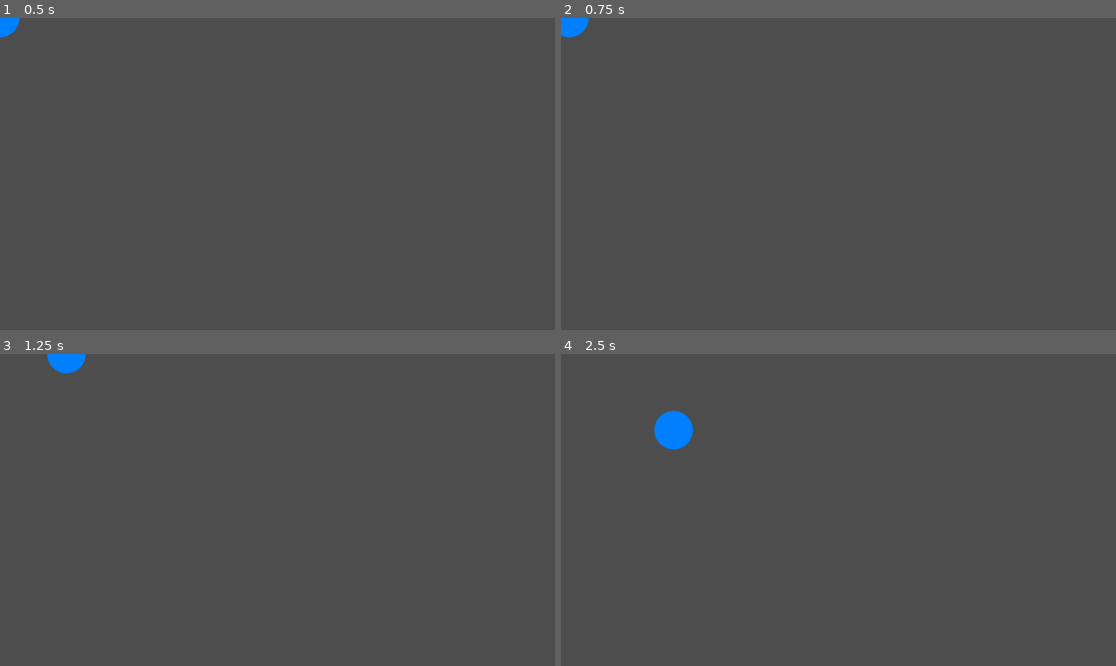
Above: before the commit, frames 1-4 (two rows, left to right).
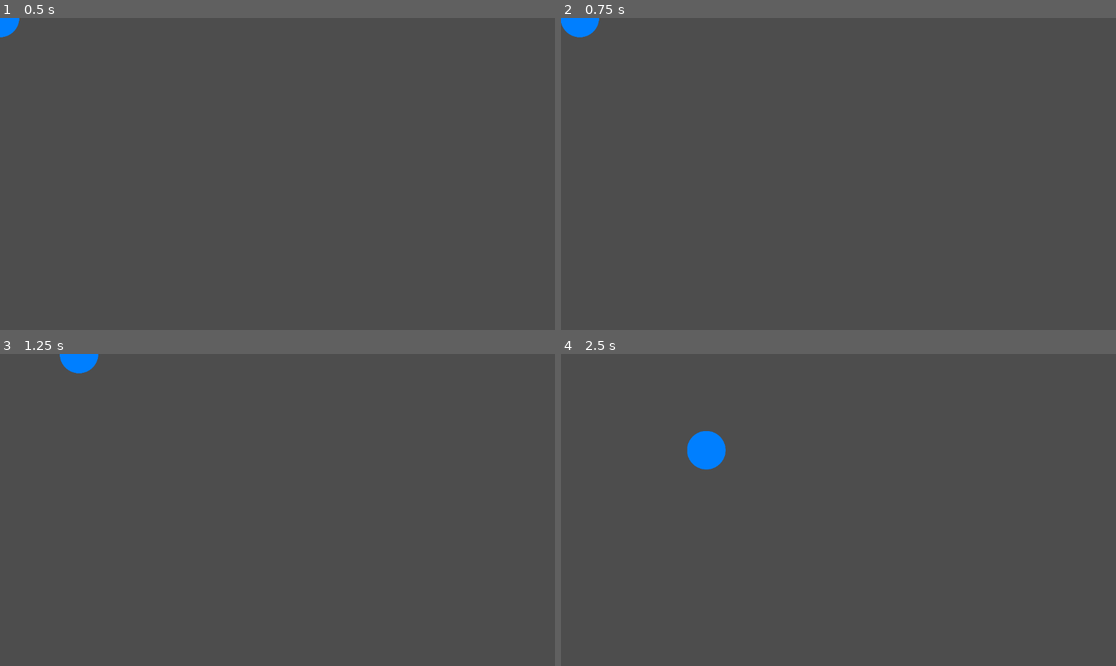
Above: after the commit, the same moments.

Repository: AkaExpress/SHMUP
Game: Godot game, scene res://Characters/player.tscn
Two runs of this game, one before a commit and one after it. Both use one fixed random seed, a clock stepped at 60 frames per second and the inputs below. The project has no main scene, so this scene is started directly.
Inputs:
- Up to frame 1 (0.5 s): no input
- Up to frame 2 (0.75 s): tap Enter at 0.5 s; hold Right (ui_right) from 0.53 s (still down)
- Up to frame 3 (1.25 s): keep holding Right (ui_right)
- Up to frame 4 (2.5 s): release Right (ui_right) at 1.28 s; hold Down (ui_down) 1.28-2.03 s; hold Right (ui_right) from 2.03 s (still down)

Frame 1 is identical in both runs. In frame 2, 0.2% of the frame differs, in the area x 0-7%, y 0-7%; in frame 3, 0.3%; in frame 4, 1.4%, in the area x 16-30%, y 18-38%.

Commit message:
Edits acceleration and friction constants

Diff:
--- a/Characters/player.gd
+++ b/Characters/player.gd
@@ -1,8 +1,8 @@
 extends CharacterBody2D
 
 const default_speed = 250.0
-const default_acceleration = 800.0
-const default_friction = 0.35
+const default_acceleration = 2400.0
+const default_friction = 0.15
 
 var acceleration = default_acceleration
 var friction = default_friction
--- a/Characters/player.tscn
+++ b/Characters/player.tscn
@@ -6,7 +6,7 @@
 [sub_resource type="CircleShape2D" id="CircleShape2D_3cekh"]
 radius = 40.0125
 
-[node name="CharacterBody2D" type="CharacterBody2D"]
+[node name="Player" type="CharacterBody2D"]
 script = ExtResource("1_x8dur")
 
 [node name="CollisionShape2D" type="CollisionShape2D" parent="."]
